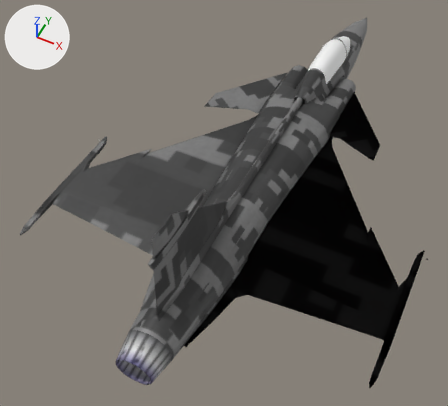
The glTF model fortuna-bot-web/games/airdef/models/e_gripen.glb as it was, and as the next commit left it.
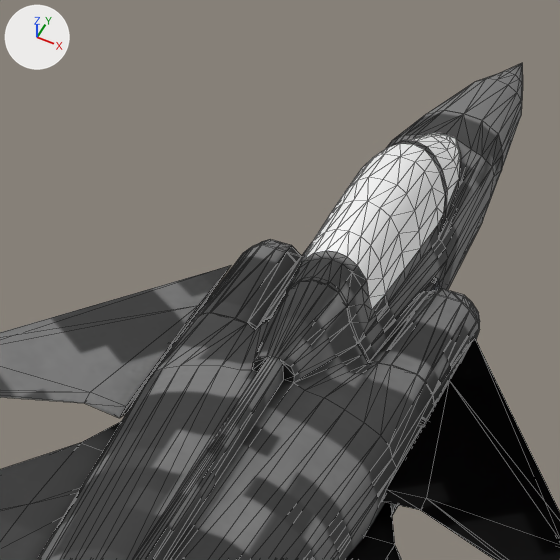
Each version is shown whole from a camera (50 mm lens) standing at (4.03, -11.53, 10.11) and looking at (-0.62, -2.22, -1.53), then close up on the part from 50% to 84% of the width and 0% to 37% of the height. Lighting does not change. The marker at upper left points along +X, +Y and +Z. The older version's two pictures come first. The close-ups show mesh edges as thin lines.

The first close-up shows 'body|Camo', 'body|White', 'body|glass' and 1 more.
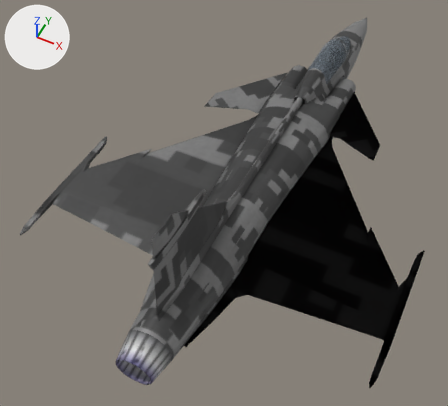
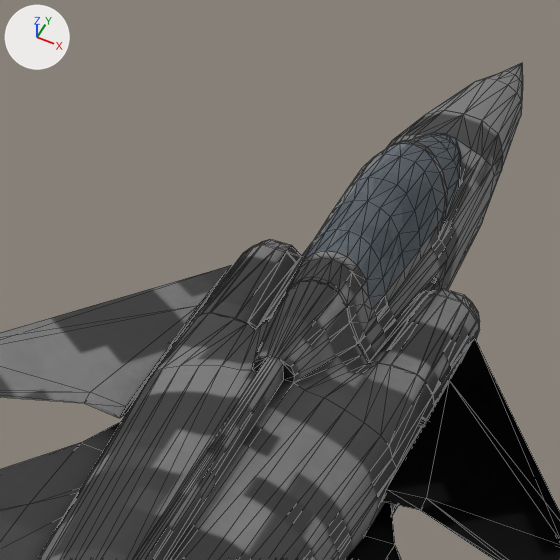
Diff of the bpy script that builds the scene:
```diff
--- a/fortuna-bot-web/games/airdef/models/e_gripen.glb.py
+++ b/fortuna-bot-web/games/airdef/models/e_gripen.glb.py
@@ mat_glass @@
 mat_glass = principled_material('Glass')
-mat_glass.base_color = (1.0, 1.0, 1.0)  # white #ffffff
+mat_glass.base_color = (0.3, 0.36, 0.42)  # grey #95a2ad
 mat_glass.metallic = 0.3
 mat_glass.roughness = 0.6
+mat_glass.alpha = 0.35
```

What differs and where, as boxes (x1, y1, x2, y2) in the close-ups (560 x 560 px):
'body|glass', recoloured, surface changed: (302, 132, 461, 309) in both
